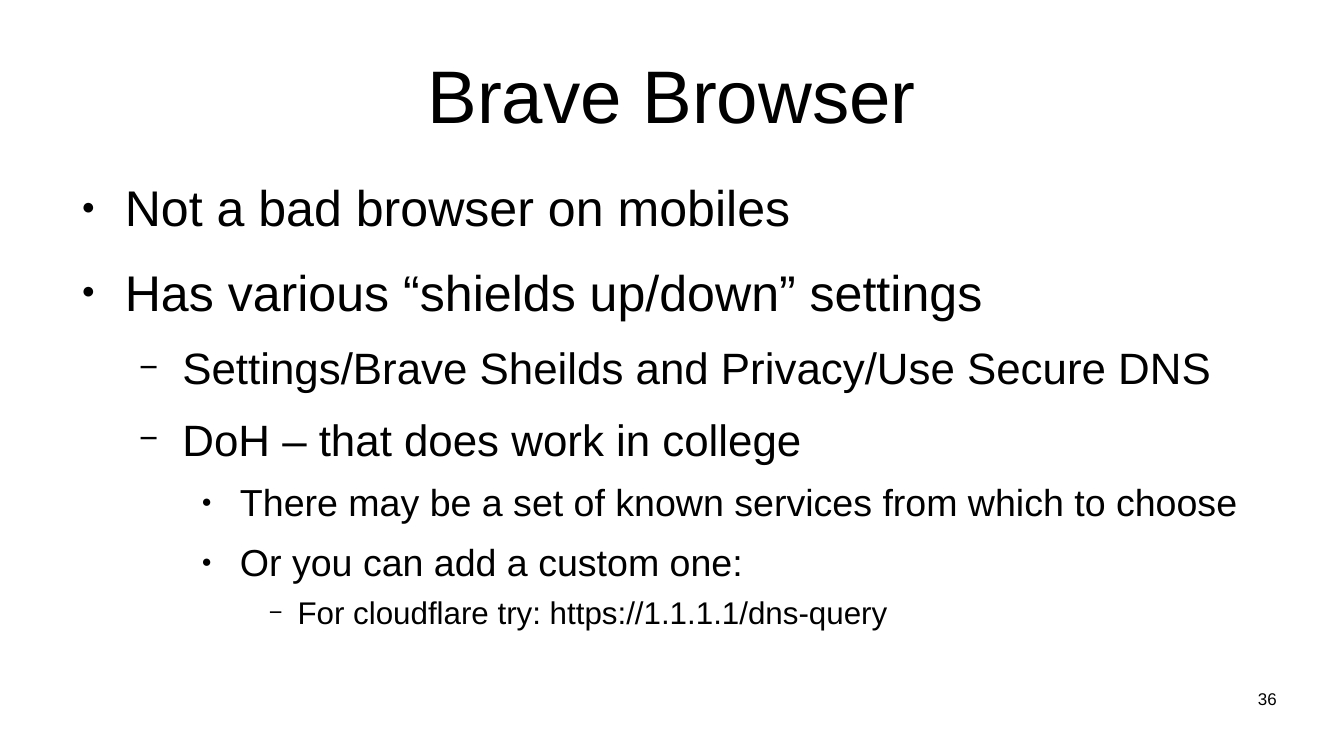
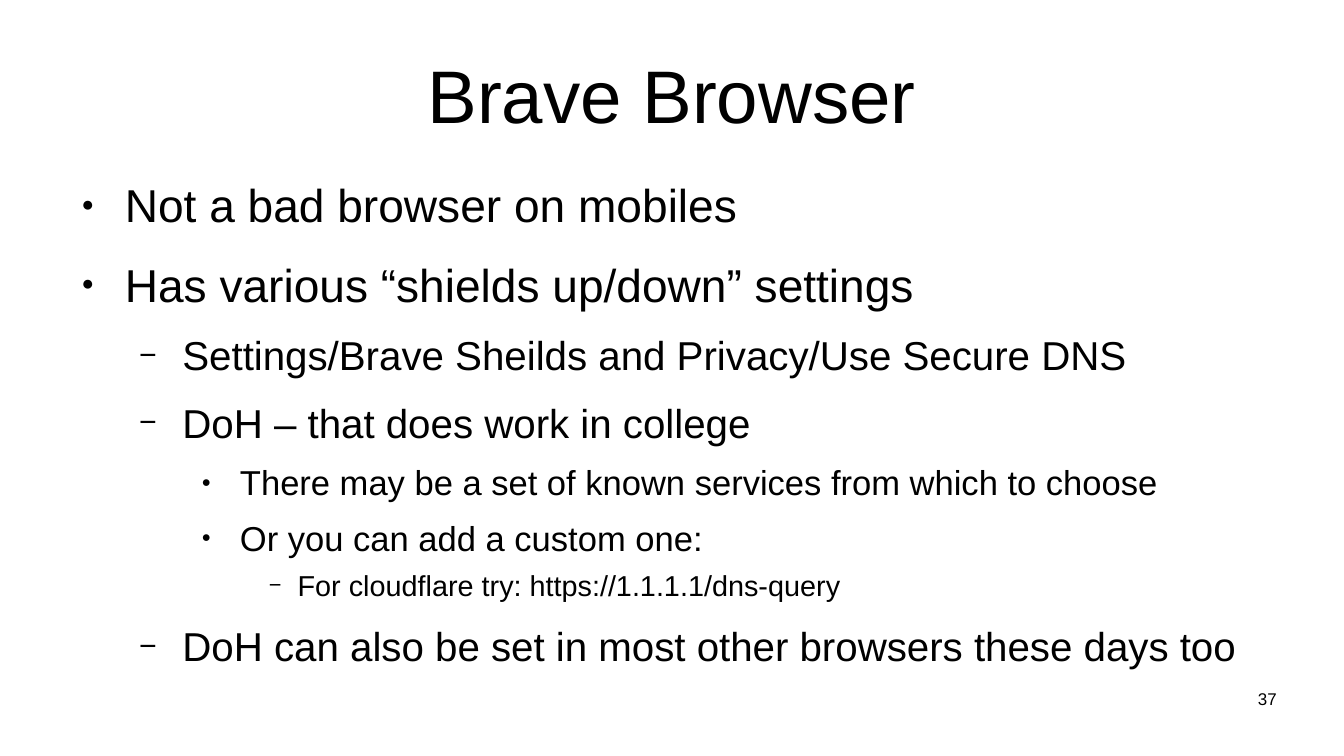
Before and after one commit to sftcd/witidtm, a slide deck: slide 37 of lectures/2022-2023/labs.odp (slide 36 before the commit). Drawn at 1344x756 pixels with LibreOffice and Linux fonts; fonts in the diff are those of the drawing. Boxes give left, top, right and bottom in pixels: in the first picture for what was removed or moved away, otherwise in the second. Text is boxed around its words. In the diff, an @@ line names an element or a change of style, - is before the commit and + after.

```diff
--- a/lectures/2022-2023/labs.odp
+++ b/lectures/2022-2023/labs.odp
@@ text at bbox=[125, 188, 1157, 602]: size 29.6 to 27.2 pt in "Not a bad browser on mobiles", "Has various “shields up/down” settings"; size 25.9 to 23.8 pt in "Settings/Brave Sheilds and Privacy/Use Secure DNS", "DoH – that does work in college"; size 22.2 to 20.4 pt in "There may be a set of known ...", "Or you can add a custom one:"; size 18.5 to 17 pt in "For cloudflare try: https://1.1.1.1/dns-query" @@
@@ text at bbox=[182, 631, 1236, 669]: paragraph added @@
+  − DoH can also be set in most other browsers these days too
@@ page number at bbox=[1258, 693, 1277, 705]: text changed @@
-36
+37
```
Also in this commit, not shown: 6 other slides changed, 1 slide added, 1 other file.
